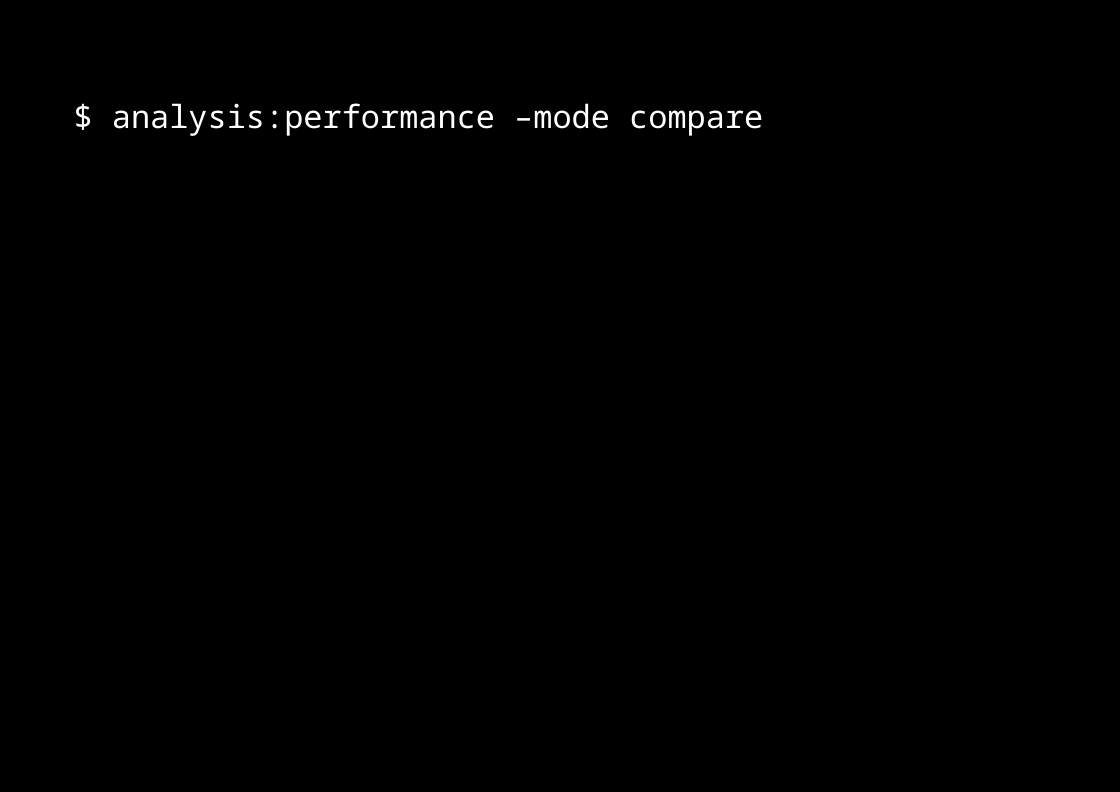
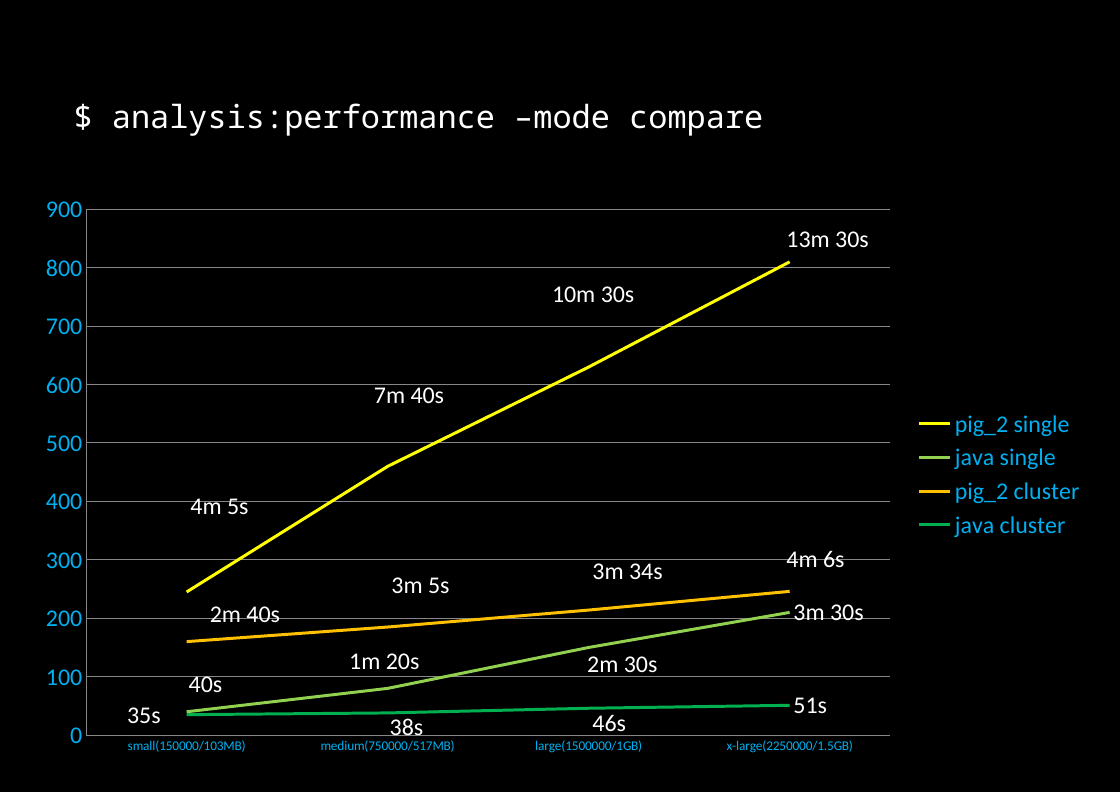
Before and after one commit to dzamurovic/coding-serbia-2014, a slide deck: slide 49 of coding-serbia.pptx. Drawn at 1120x792 pixels with LibreOffice and Linux fonts; fonts in the diff are those of the drawing. Boxes give left, top, right and bottom in pixels: in the first picture for what was removed or moved away, otherwise in the second. Text is boxed around its words. In the diff, an @@ line names an element or a change of style, - is before the commit and + after.

```diff
--- a/coding-serbia.pptx
+++ b/coding-serbia.pptx
@@ line chart added at <box>25,183,1096,766</box> @@
+categories: small(150000/103MB), medium(750000/517MB), large(1500000/1GB), x-large(2250000/1.5GB)
+pig_2 single: 245, 460, 630, 810
+java single: 40, 80, 150, 210
+pig_2 cluster: 160, 185, 214, 246
+java cluster: 35, 38, 46, 51
```
Also in this commit, not shown: 1 other slide changed.
